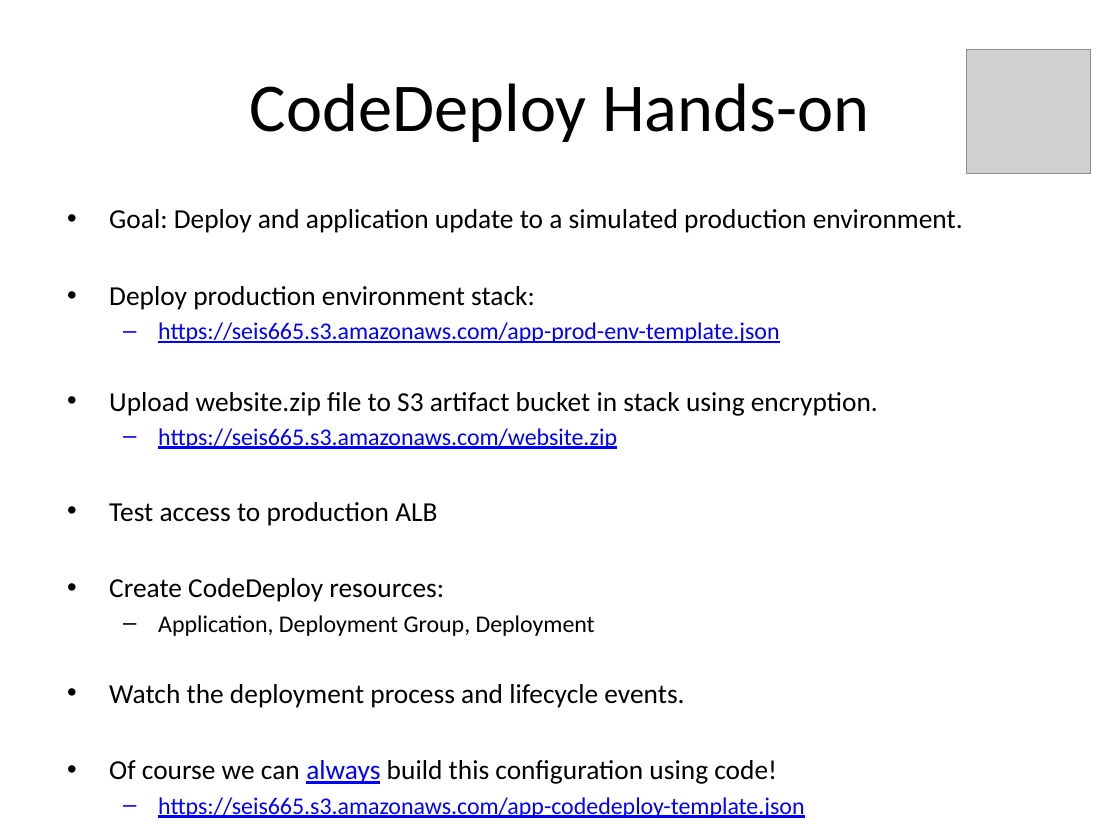
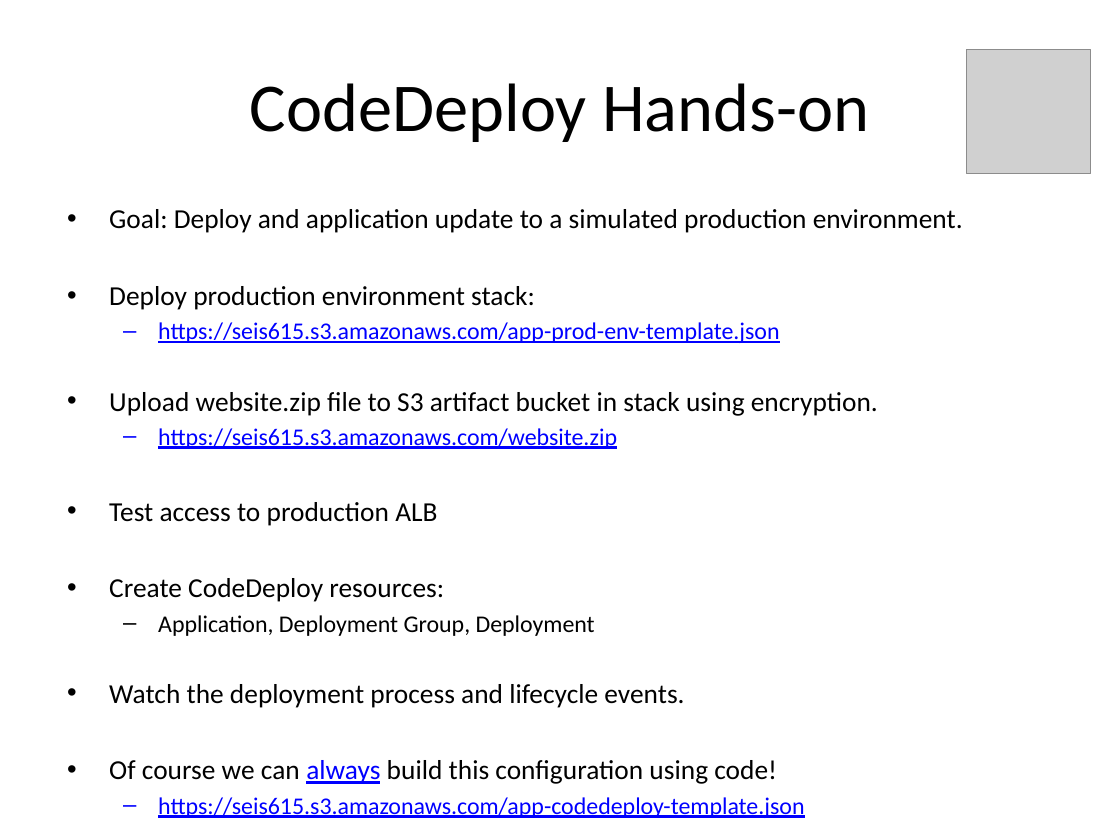
Before and after one commit to jasondbaker/infrastructure-class, a slide deck: slide 34 of lectures/infrastructure-week-10.pptx. Drawn at 1120x840 pixels with LibreOffice and Linux fonts; fonts in the diff are those of the drawing; grey boxes stand for pictures. Boxes give left, top, right and bottom in pixels: in the first picture for what was removed or moved away, otherwise in the second. Text is boxed around its words. In the diff, an @@ line names an element or a change of style, - is before the commit and + after.

```diff
--- a/lectures/infrastructure-week-10.pptx
+++ b/lectures/infrastructure-week-10.pptx
@@ text at [158, 322, 779, 343]: text changed @@
-  – https://seis665.s3.amazonaws.com/app-prod-env-template.json
+  – https://seis615.s3.amazonaws.com/app-prod-env-template.json
@@ text at [158, 428, 617, 449]: text changed @@
-  – https://seis665.s3.amazonaws.com/website.zip
+  – https://seis615.s3.amazonaws.com/website.zip
@@ text at [158, 797, 804, 818]: text changed @@
-  – https://seis665.s3.amazonaws.com/app-codedeploy-template.json
+  – https://seis615.s3.amazonaws.com/app-codedeploy-template.json
```
Also in this commit, not shown: 2 other slides changed.
